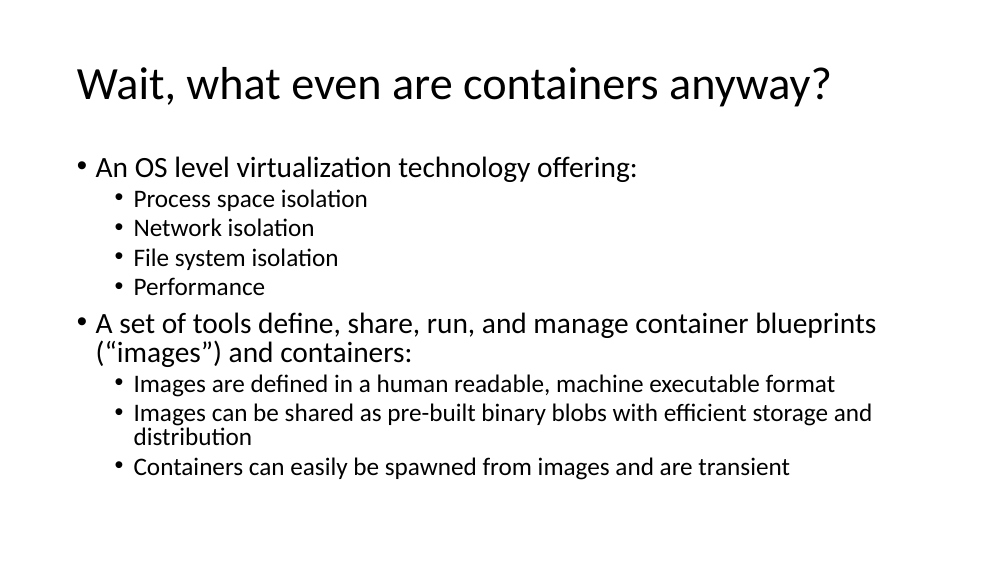
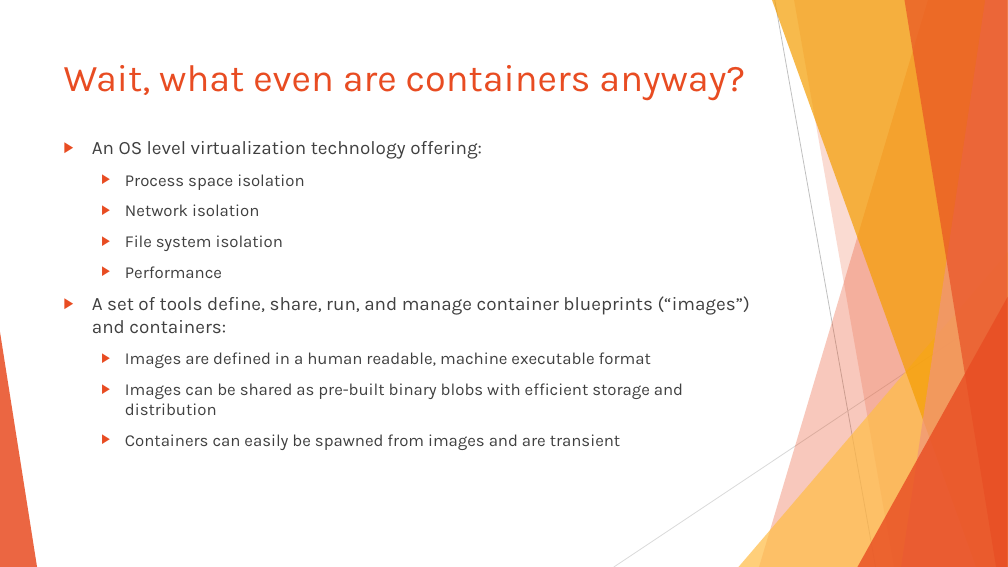
Before and after one commit to Ezekiel-DA/containerization_example, a slide deck: slide 7 of Containerization as an Open Science tool.pptx (slide 6 before the commit). Drawn at 1008x567 pixels with LibreOffice and Linux fonts; fonts in the diff are those of the drawing. Boxes give left, top, right and bottom in pixels: in the first picture for what was removed or moved away, otherwise in the second. Text is boxed around its words. In the diff, an @@ line names an element or a change of style, - is before the commit and + after.

```diff
--- a/Containerization as an Open Science tool.pptx
+++ b/Containerization as an Open Science tool.pptx
@@ title "Wait, what even are containers ...": place and size @@
-title "Wait, what even are containers ..." at (77,67,832,107)
+title "Wait, what even are containers ..." at (64,65,745,101)
@@ title "Wait, what even are containers ..." at (64,65,745,101): size 44 to 36 pt, font Calibri to Karla, text colour #000000 to #E84C22; line spacing 0.9 to 1; vertical alignment middle to top @@
@@ text "An OS level virtualization technology ...": place and size @@
-text "An OS level virtualization technology ..." at (96,156,876,480)
+text "An OS level virtualization technology ..." at (92,141,750,450)
@@ text "An OS level virtualization technology ..." at (92,141,750,450): size 28 to 18 pt in "An OS level virtualization technology offering:", "A set of tools define, share, run, ..."; font Calibri to Karla, text colour #000000 to #404040; size 24 to 16 pt in "Process space isolation", "Network isolation", "File system isolation", "Performance" and 3 more places; bullet • to ▶; line spacing 0.8 to 1; more space between paragraphs @@
@@ group added at (0,0,1008,567): 5 freeform shapes, 3 triangles, 2 lines @@
```
Also in this commit, not shown: 14 other slides changed, 3 slides added, 3 slides removed.
